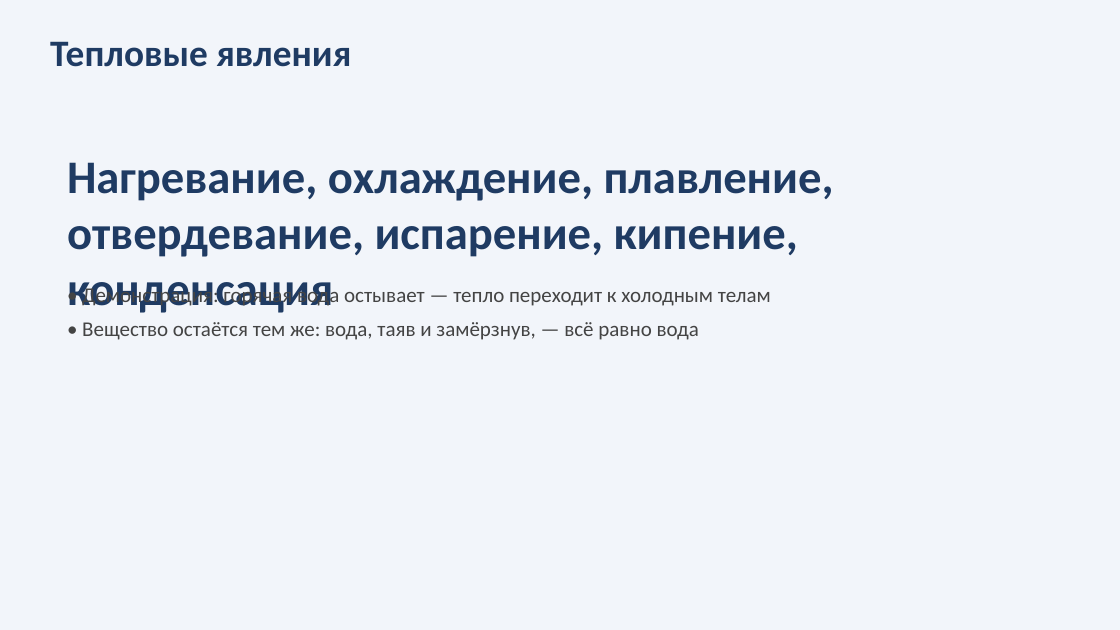
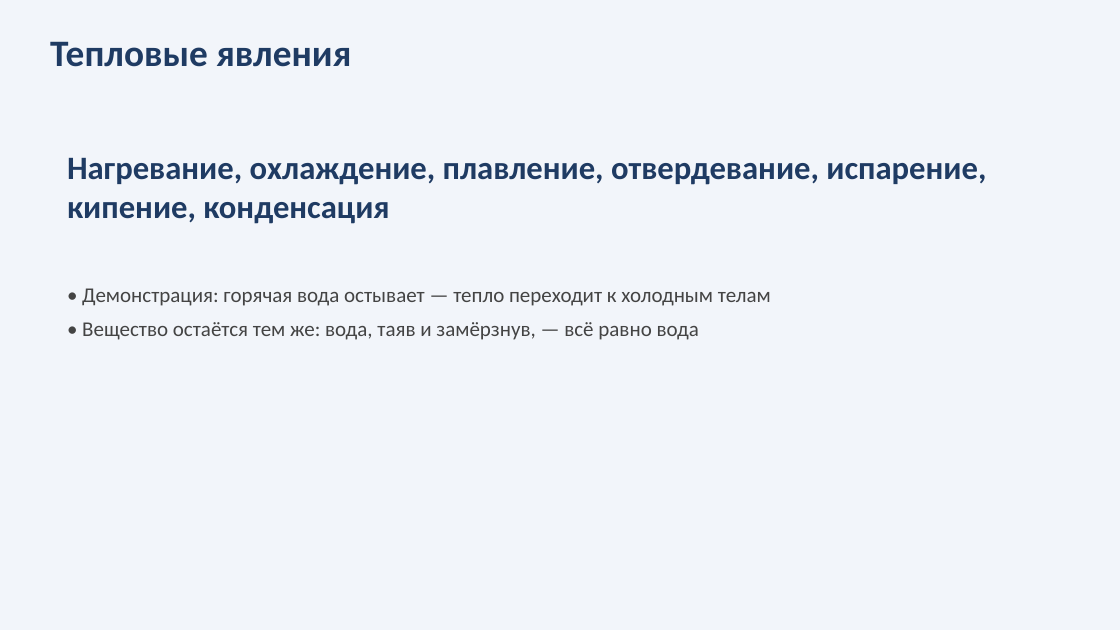
Before and after one commit to F1exmp/physics, a slide deck: slide 7 of lessons/7/7_02_Механические_тепловые_электрические_магнитные_световые_звуковые_явления/7_02_Механические_тепловые_электрические_магнитные_световые_звуковые_явления.pptx. Drawn at 1120x630 pixels with LibreOffice and Linux fonts; fonts in the diff are those of the drawing. Boxes give left, top, right and bottom in pixels: in the first picture for what was removed or moved away, otherwise in the second. Text is boxed around its words. In the diff, an @@ line names an element or a change of style, - is before the commit and + after.

```diff
--- a/lessons/7/7_02_Механические_тепловые_электрические_магнитные_световые_звуковые_явления/7_02_Механические_тепловые_электрические_магнитные_световые_звуковые_явления.pptx
+++ b/lessons/7/7_02_Механические_тепловые_электрические_магнитные_световые_звуковые_явления/7_02_Механические_тепловые_электрические_магнитные_световые_звуковые_явления.pptx
@@ text "Нагревание, охлаждение, плавление, отвердевание, испарение, ..." at (67, 158, 986, 224): size 40 to 28 pt @@
```
Also in this commit, not shown: 3 other slides changed, 23 other files.
